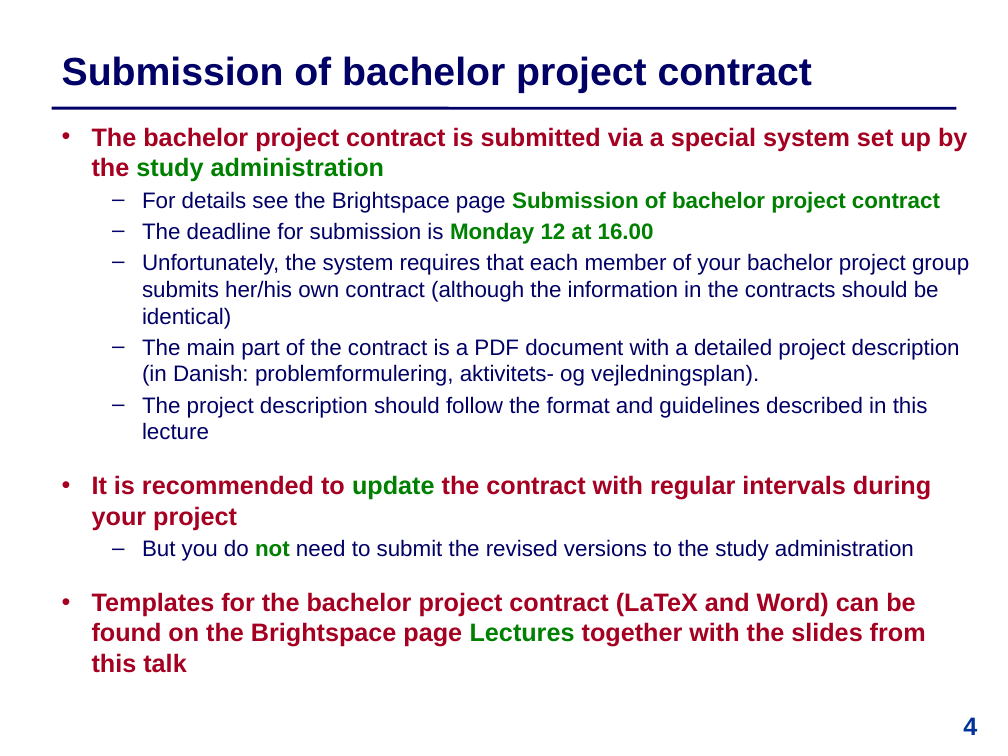
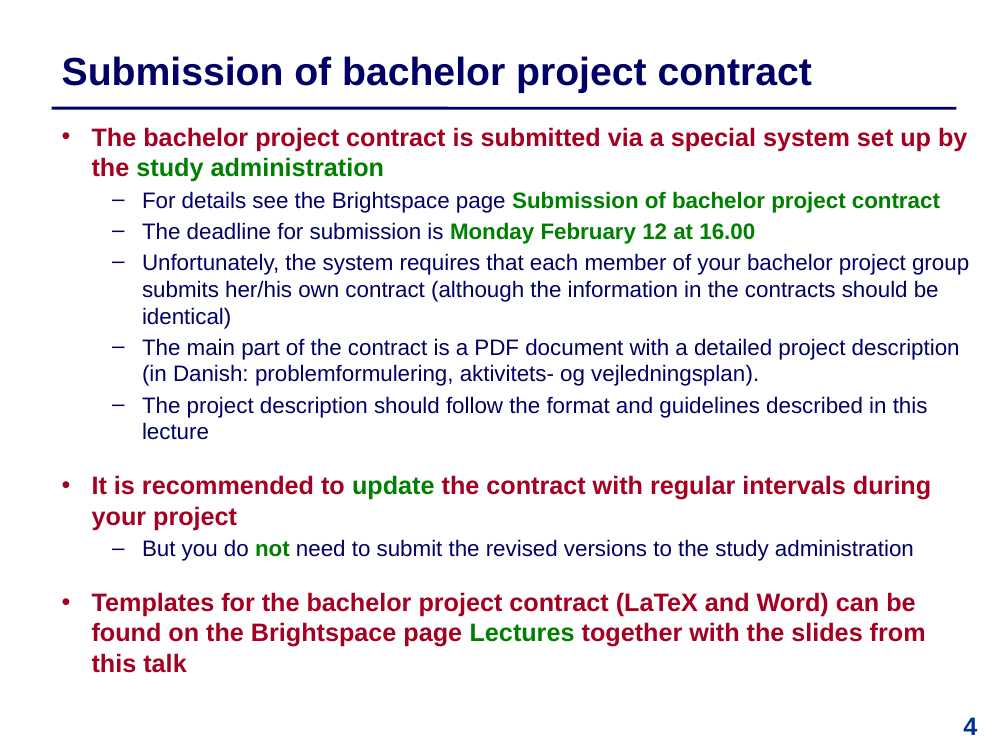
Before and after one commit to IntProgAU/Materiale, a slide deck: slide 4 of web/b24/1 Bachelor Contract .pptx. Drawn at 1008x756 pixels with LibreOffice and Linux fonts; fonts in the diff are those of the drawing. Boxes give left, top, right and bottom in pixels: in the first picture for what was removed or moved away, otherwise in the second. Text is boxed around its words. In the diff, an @@ line names an element or a change of style, - is before the commit and + after.

```diff
--- a/web/b24/1 Bachelor Contract .pptx
+++ b/web/b24/1 Bachelor Contract .pptx
@@ text at bbox=[142, 222, 755, 244]: text changed @@
-  – The deadline for submission is Monday 12 at 16.00
+  – The deadline for submission is Monday February 12 at 16.00
```
Also in this commit, not shown: 3 other slides changed.
